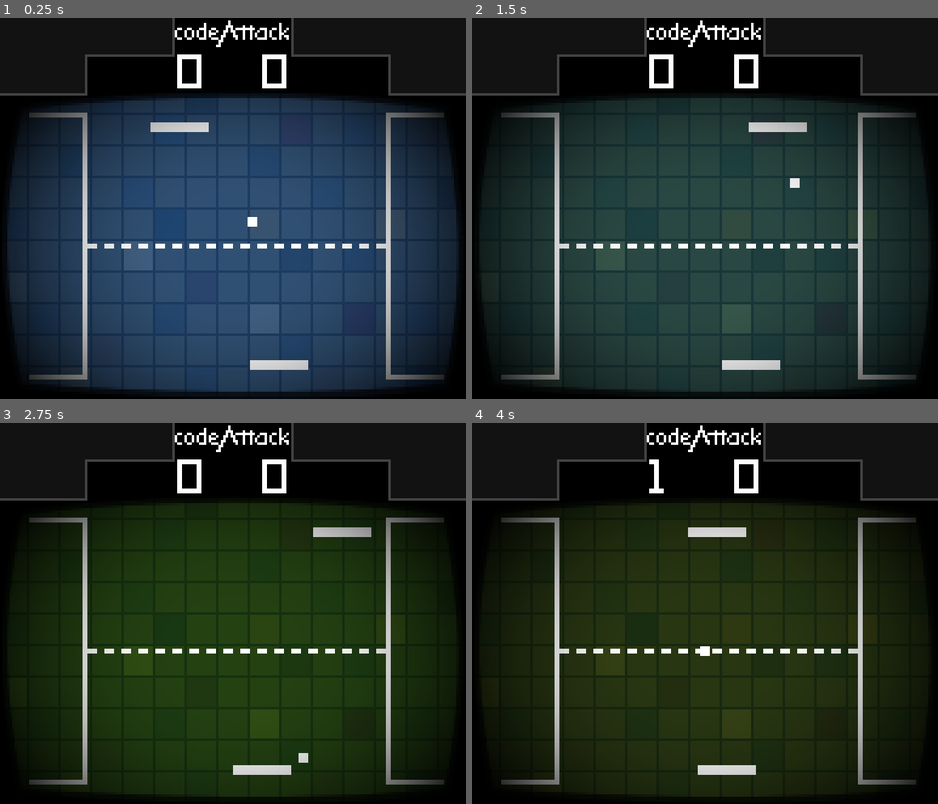
Above: before the commit, frames 1-4 (two rows, left to right).
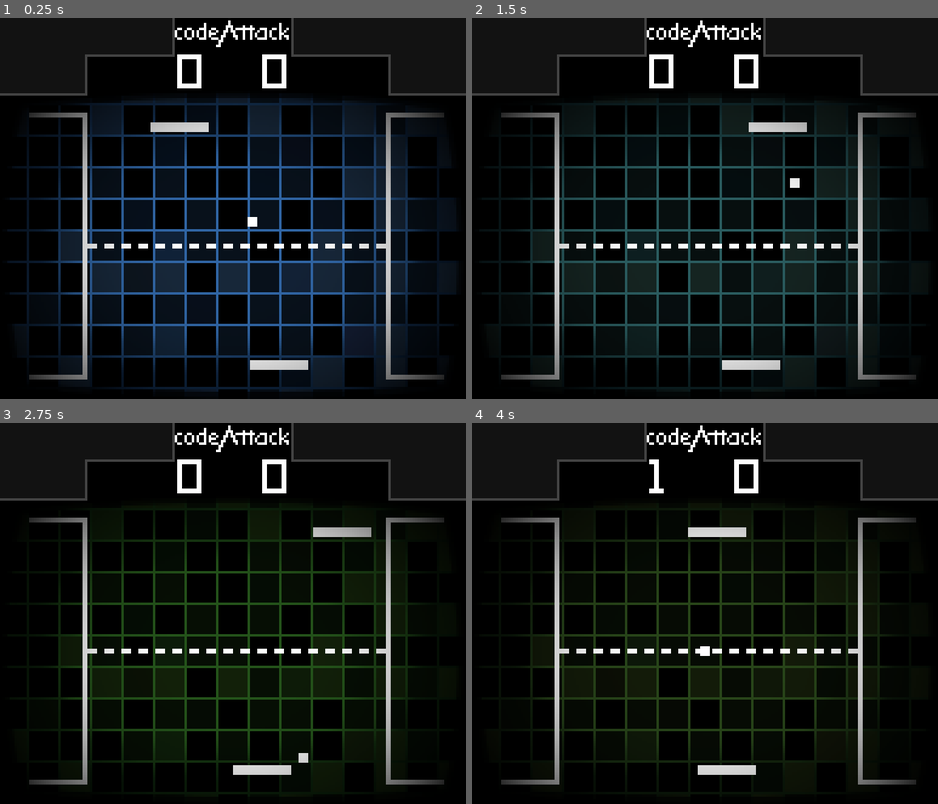
Above: after the commit, the same moments.

Repository: codeattack-medialab/MadPong
Game: Godot game, scene res://scenes/game.tscn
The game is run twice, just before and just after one commit, with the same random seed, the same clock (stepped at 60 frames per second) and the same inputs.
Inputs:
- Up to frame 1 (0.25 s): no input
- Up to frame 2 (1.5 s): hold W (p1_right) 0.53-1.28 s; tap O (p2_left) at 0.6 s; hold Q (p1_left) from 1.28 s (still down); tap P (p2_right) at 1.35 s
- Up to frame 3 (2.75 s): release Q (p1_left) at 2.03 s; hold W (p1_right) from 2.03 s (still down); tap O (p2_left) at 2.1 s
- Up to frame 4 (4 s): tap P (p2_right) at 2.85 s; tap Enter at 3.5 s; release W (p1_right) at 3.53 s; hold Q (p1_left) from 3.53 s (still down); tap O (p2_left) at 3.6 s

The runs differ from the first frame. In frame 1, 61% of the frame differs, in the area x 1-99%, y 21-99%; in frame 2, 54%; in frame 3, 50%; in frame 4, 44%.

Commit message:
Dark background
git-svn-id: https://games.zenvoid.org/dev/MadPong@40 a9152a97-29a9-46f2-9092-c0b99d9170f8

Diff:
--- a/game/scenes/game.tscn
+++ b/game/scenes/game.tscn
@@ -47,7 +47,6 @@
 
 [node name="Background" type="Sprite" parent="."]
 editor/display_folded = true
-self_modulate = Color( 0.596078, 0.596078, 0.596078, 1 )
 texture = ExtResource( 2 )
 centered = false
 __meta__ = {
Binary file changed: game/textures/game_background.png
Not shown, changed: assets/game_background.xcf
